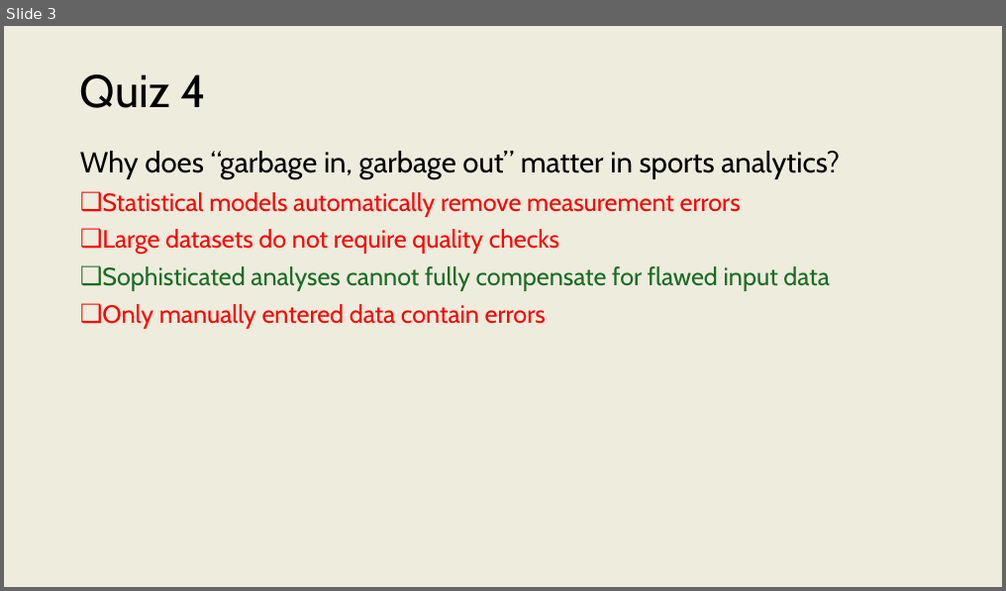
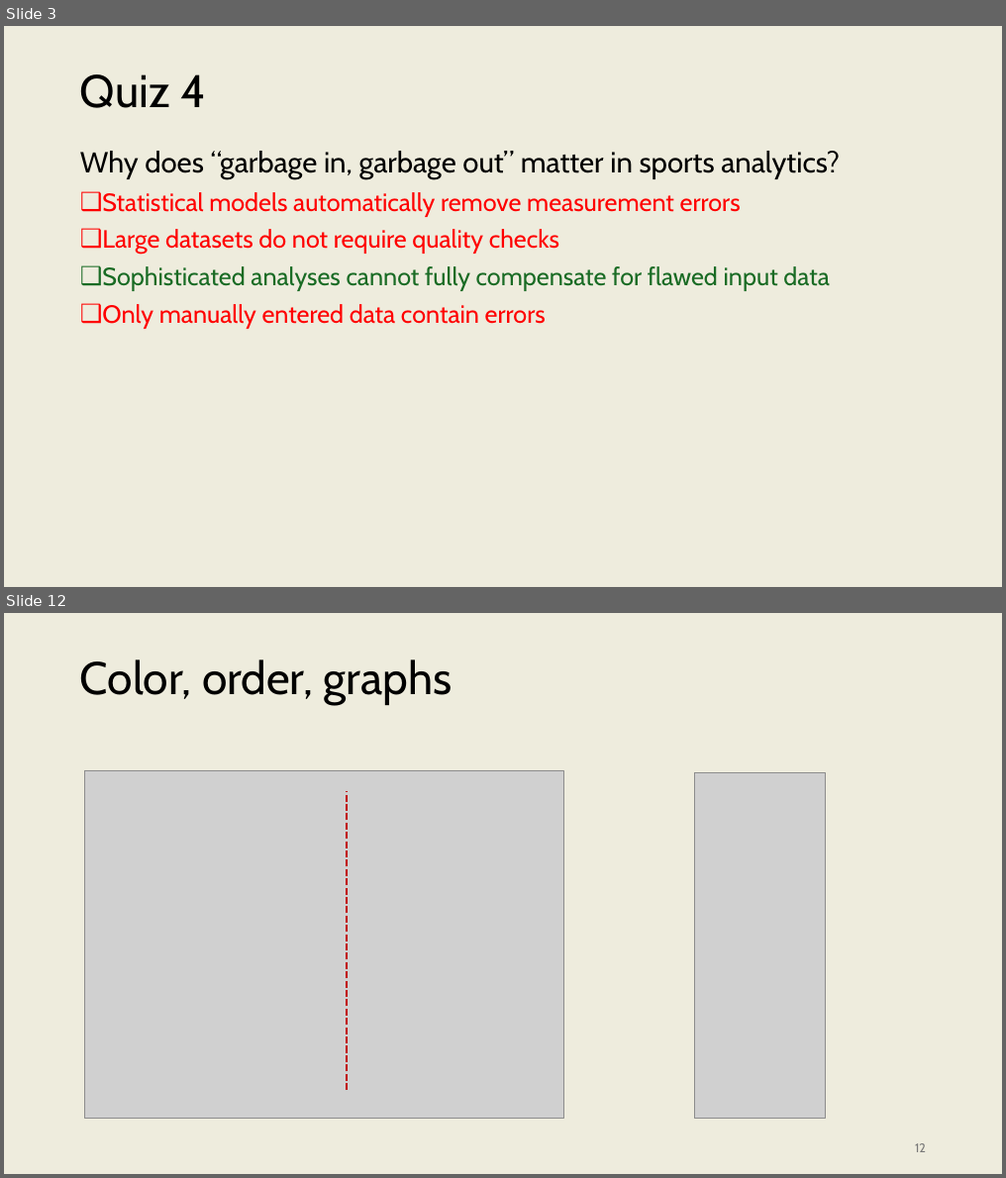
Before and after one commit to onishisaryu/HES-3000-Sports-Data-Analytics, a slide deck: pptx/Lecture7.pptx. Shown one above the other, each under a label of ours: slide 3 before the commit, slides 3 and 12 after it; the slides between them are not shown. The pictures are 1006x591 and 1006x1178 pixels, drawn with LibreOffice and Linux fonts; fonts in the diff are those of the drawing; grey boxes stand for pictures. Boxes give left, top, right and bottom in pixels: in the first picture for what was removed or moved away, otherwise in the second. Text is boxed around its words. In the diff, an @@ line names an element or a change of style, - is before the commit and + after.

```diff
--- a/pptx/Lecture7.pptx
+++ b/pptx/Lecture7.pptx
@@ slide 12 added at box(4, 613, 1002, 1174), background #EEECDD @@
@@ title added at box(80, 660, 452, 705), 44 pt, text #000000 @@
+Color, order, graphs
@@ picture added at box(85, 770, 564, 1118) @@
@@ picture added at box(695, 772, 826, 1118) @@
@@ line added from (347, 1090) to (347, 791), #C00000 2.25 pt dashed @@
@@ page number added at box(915, 1144, 926, 1153), 12 pt, text #797979 @@
+12
```
Also in this commit, not shown: 2 slides changed, 28 other slides added, 1 slide removed.
